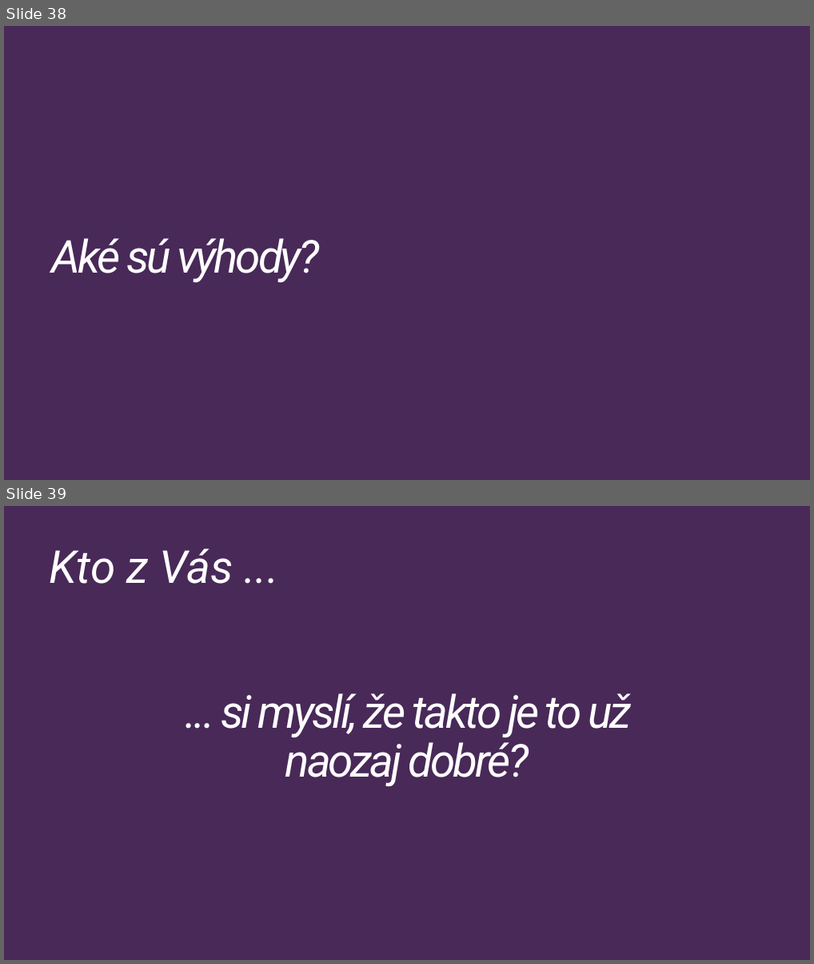
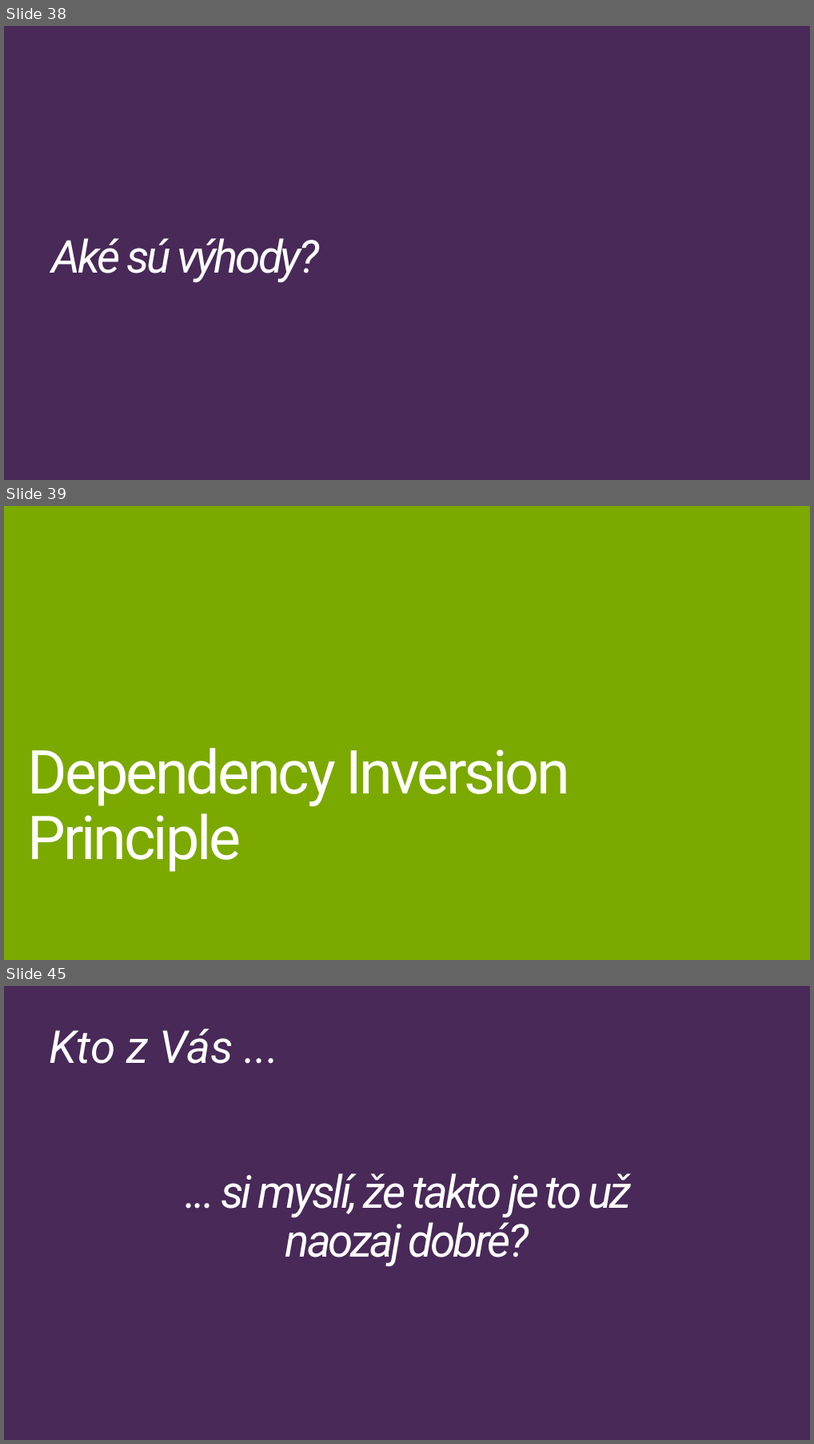
Before and after one commit to Burgyn/SOLID-Principles, a slide deck: SOLIDPrinciples.pptx. Shown one above the other, each under a label of ours: slides 38 and 39 before the commit, slides 38, 39 and 45 after it; the slides between them are not shown. The pictures are 814x964 and 814x1444 pixels, drawn with LibreOffice and Linux fonts; fonts in the diff are those of the drawing. Boxes give left, top, right and bottom in pixels: in the first picture for what was removed or moved away, otherwise in the second. Text is boxed around its words. In the diff, an @@ line names an element or a change of style, - is before the commit and + after.

```diff
--- a/SOLIDPrinciples.pptx
+++ b/SOLIDPrinciples.pptx
@@ slide 39 added at <box>4,506,810,960</box>, background #7CA900 @@
@@ title added at <box>28,748,571,872</box>, 72 pt, text #FFFFFF @@
+Dependency Inversion
+Principle
@@ what was slide 39 is now slide 45 @@
```
Also in this commit, not shown: 5 other slides added.
